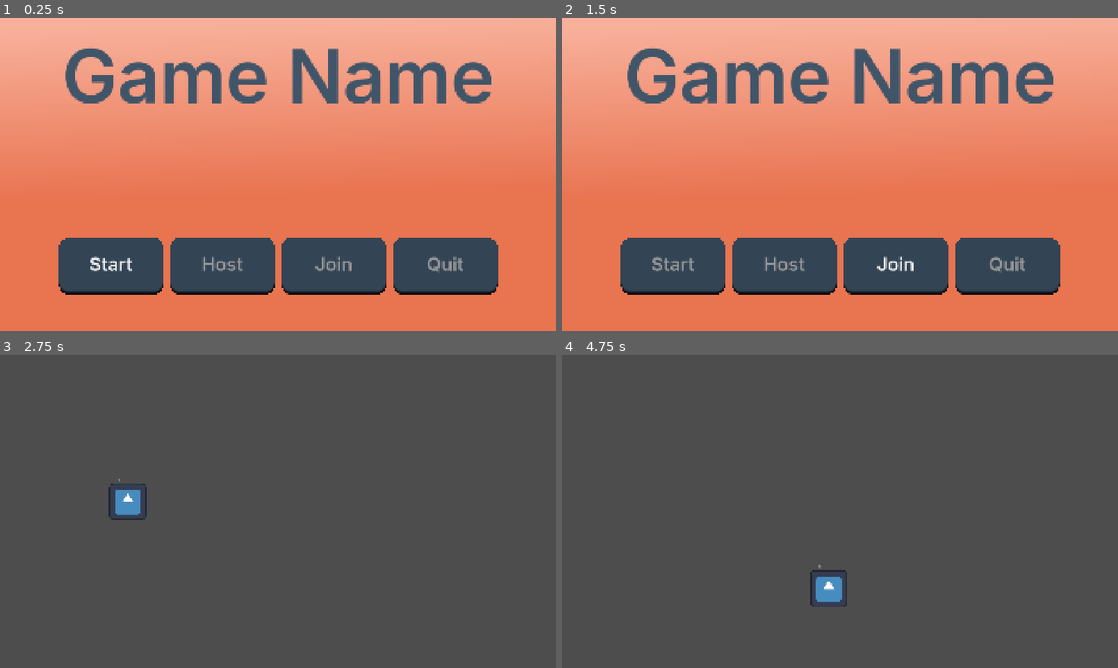
Above: before the commit, frames 1-4 (two rows, left to right).
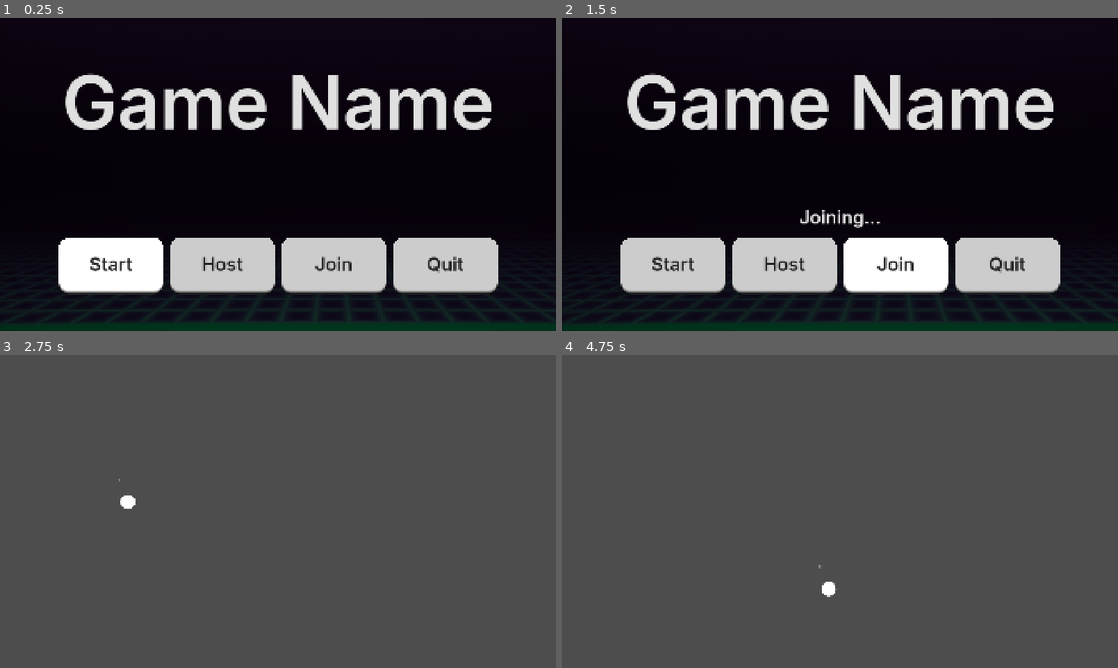
Above: after the commit, the same moments.

Repository: button-buddy/Coop-Template
Game: Godot game, scene res://root.tscn
The game is run twice, just before and just after one commit, with the same random seed, the same clock (stepped at 60 frames per second) and the same inputs. The engine's default icon, where the game draws it, is replaced by a stand-in: a white triangle on a blue panel in a dark square.
Inputs:
- Up to frame 1 (0.25 s): no input
- Up to frame 2 (1.5 s): click "Host" at 0.5 s; click "Join" at 1.25 s
- Up to frame 3 (2.75 s): click "Start" at 2 s
- Up to frame 4 (4.75 s): tap Enter at 2.75 s; hold Right (right_1) 2.78-3.53 s; hold Down (down_1) 3.53-4.28 s; hold Right (right_1) from 4.28 s (still down)

The runs differ from the first frame. In frame 1, 100% of the frame differs, in the area x 0-100%, y 0-100%; in frame 2, 100%; in frame 3, 0.5%; in frame 4, 0.5%.

Commit message:
Add files via upload

Diff:
--- a/AutoLoad Scripts/GameManager.gd
+++ b/AutoLoad Scripts/GameManager.gd
@@ -1,18 +1,4 @@
 extends Node
 
-
-# Called when the node enters the scene tree for the first time.
-func _ready() -> void:
-	pass # Replace with function body.
-
-
-# Called every frame. 'delta' is the elapsed time since the previous frame.
-func _process(delta: float) -> void:
-	pass
-
-
-# When the server decides to start the game from a UI scene,
-# do GameManager.load_game.rpc()
-@rpc("any_peer", "call_local", "reliable")
-func load_game(game_scene_path = "res://game.tscn"):
-	get_tree().change_scene_to_file(game_scene_path)
+# Autoload named Game Manager
+var player_info := {}
--- a/AutoLoad Scripts/NetworkManager.gd
+++ b/AutoLoad Scripts/NetworkManager.gd
@@ -1,29 +1,21 @@
 extends Node
 
-# Autoload named Lobby
+# Autoload named Network Manager
 
 # These signals can be connected to by a UI lobby scene or the game scene.
 signal player_connected(peer_id, player_info)
 signal player_disconnected(peer_id)
 signal server_disconnected
 
-const PORT = 56565
-const DEFAULT_SERVER_IP = "127.0.0.1" # IPv4 localhost
-const MAX_CONNECTIONS = 4
+const PORT = 36666
+const DEFAULT_SERVER_IP = "127.0.0.1" # IPv4 localhost, replace with server
+const MAX_CONNECTIONS = 5
 
 # This will contain player info for every player,
 # with the keys being each player's unique IDs.
 var players = {}
 
-# This is the local player info. This should be modified locally
-# before the connection is made. It will be passed to every other peer.
-# For example, the value of "name" can be set to something the player
-# entered in a UI scene.
-var player_info := ""
-
-#var players_loaded = 0
-
-
+var connection_type := "player"
 
 func _ready():
 	multiplayer.peer_connected.connect(_on_player_connected)
@@ -32,56 +24,44 @@
 	multiplayer.connection_failed.connect(_on_connected_fail)
 	multiplayer.server_disconnected.connect(_on_server_disconnected)
 
+	if OS.has_feature("dedicated_server"):
+		connection_type = "dedicated"
+		create_game()
+
 
 func join_game(address = ""):
-	player_info = "client"
+	print("Joining")
 	if address.is_empty():
 		address = DEFAULT_SERVER_IP
 	var peer = ENetMultiplayerPeer.new()
 	var error = peer.create_client(address, PORT)
 	if error:
+		print("Couldnt join")
 		return error
 	multiplayer.multiplayer_peer = peer
 
 
+
+
 func create_game():
-	player_info = "host"
 	var peer = ENetMultiplayerPeer.new()
 	var error = peer.create_server(PORT, MAX_CONNECTIONS)
 	if error:
 		return error
 	multiplayer.multiplayer_peer = peer
 
-	players[1] = player_info
-	player_connected.emit(1, player_info)
+	players[1] = connection_type
+	player_connected.emit(1, connection_type)
 
 
 #func remove_multiplayer_peer():
 	#multiplayer.multiplayer_peer = null
 	#players.clear()
 
-
-## When the server decides to start the game from a UI scene,
-## do Lobby.load_game.rpc(filepath)
-#@rpc("call_local", "reliable")
-#func load_game(game_scene_path):
-	#get_tree().change_scene_to_file(game_scene_path)
-#
-#
-## Every peer will call this when they have loaded the game scene.
-#@rpc("any_peer", "call_local", "reliable")
-#func player_loaded():
-	#if multiplayer.is_server():
-		#players_loaded += 1
-		#if players_loaded == players.size():
-			#$/root/Game.start_game()
-			#players_loaded = 0
-
-
 # When a peer connects, send them my player info.
 # This allows transfer of all desired data for each player, not only the unique ID.
 func _on_player_connected(id):
-	_register_player.rpc_id(id, player_info)
+	_register_player.rpc_id(id, connection_type)
 
 
 @rpc("any_peer", "reliable")
@@ -92,21 +72,25 @@
 
 
 func _on_player_disconnected(id):
+	print("Player ", id, " Left")
 	players.erase(id)
 	player_disconnected.emit(id)
 
 
 func _on_connected_ok():
+	print("Connected")
 	var peer_id = multiplayer.get_unique_id()
-	players[peer_id] = player_info
-	player_connected.emit(peer_id, player_info)
+	players[peer_id] = connection_type
+	player_connected.emit(peer_id, connection_type)
 
 
 func _on_connected_fail():
-	multiplayer.multiplayer_peer = null
+	print("Couldn't Join")
+	multiplayer.multiplayer_peer = OfflineMultiplayerPeer.new()
 
 
 func _on_server_disconnected():
-	multiplayer.multiplayer_peer = null
+	print("Server Disconnected")
+	multiplayer.multiplayer_peer = OfflineMultiplayerPeer.new()
 	players.clear()
 	server_disconnected.emit()
--- /dev/null
+++ b/assets/Character.svg
@@ -0,0 +1,67 @@
+<?xml version="1.0" encoding="UTF-8" standalone="no"?>
+<!-- Created with Inkscape (http://www.inkscape.org/) -->
+
+<svg
+   width="63.999996"
+   height="63.999996"
+   viewBox="0 0 16.933332 16.933332"
+   version="1.1"
+   id="svg1"
+   inkscape:version="1.4.2 (1:1.4.2+202505120737+ebf0e940d0)"
+   sodipodi:docname="Template.svg"
+   inkscape:export-filename="Wall.svg"
+   inkscape:export-xdpi="96"
+   inkscape:export-ydpi="96"
+   xmlns:inkscape="http://www.inkscape.org/namespaces/inkscape"
+   xmlns:sodipodi="http://sodipodi.sourceforge.net/DTD/sodipodi-0.dtd"
+   xmlns="http://www.w3.org/2000/svg"
+   xmlns:svg="http://www.w3.org/2000/svg">
+  <sodipodi:namedview
+     id="namedview1"
+     pagecolor="#16ffff"
+     bordercolor="#000000"
+     borderopacity="0.25"
+     inkscape:showpageshadow="2"
+     inkscape:pageopacity="0.0"
+     inkscape:pagecheckerboard="0"
+     inkscape:deskcolor="#d1d1d1"
+     inkscape:document-units="mm"
+     inkscape:zoom="6.0180701"
+     inkscape:cx="66.466491"
+     inkscape:cy="37.719734"
+     inkscape:window-width="1920"
+     inkscape:window-height="1007"
+     inkscape:window-x="0"
+     inkscape:window-y="0"
+     inkscape:window-maximized="1"
+     inkscape:current-layer="layer1">
+    <inkscape:page
+       x="0"
+       y="0"
+       width="16.933332"
+       height="16.933332"
+       id="page2"
+       margin="0"
+       bleed="0" />
+  </sodipodi:namedview>
+  <defs
+     id="defs1" />
+  <g
+     inkscape:label="Layer 1"
+     inkscape:groupmode="layer"
+     id="layer1">
+    <path
+       style="fill:#ffffff;stroke-width:0.264583"
+       id="path1"
+       sodipodi:type="arc"
+       sodipodi:cx="8.4852085"
+       sodipodi:cy="8.6171036"
+       sodipodi:rx="6.682652"
+       sodipodi:ry="6.682652"
+       sodipodi:start="0"
+       sodipodi:end="6.2671082"
+       sodipodi:open="true"
+       sodipodi:arc-type="arc"
+       d="M 15.167861,8.6171036 A 6.682652,6.682652 0 0 1 8.5120679,15.299702 6.682652,6.682652 0 0 1 1.8027724,8.6708219 6.682652,6.682652 0 0 1 8.4046322,1.9349374 6.682652,6.682652 0 0 1 15.166997,8.5096705" />
+  </g>
+</svg>
--- a/assets/theme.tres
+++ b/assets/theme.tres
@@ -1,9 +1,9 @@
-[gd_resource type="Theme" load_steps=6 format=3 uid="uid://33p8pjnjvodd"]
+[gd_resource type="Theme" load_steps=5 format=3 uid="uid://33p8pjnjvodd"]
 
 [ext_resource type="FontFile" uid="uid://c5ujn4hcon3jg" path="res://assets/fonts/Inter_18pt-SemiBold.ttf" id="1_5x3i2"]
 
 [sub_resource type="StyleBoxFlat" id="StyleBoxFlat_5x3i2"]
-bg_color = Color(0.2, 0.266667, 0.333333, 1)
+bg_color = Color(0.8, 0.8, 0.8, 1)
 border_width_bottom = 16
 border_color = Color(0, 0, 0, 1)
 border_blend = true
@@ -12,40 +12,40 @@
 corner_radius_bottom_right = 32
 corner_radius_bottom_left = 32
 
-[sub_resource type="StyleBoxEmpty" id="StyleBoxEmpty_5x3i2"]
-
 [sub_resource type="StyleBoxFlat" id="StyleBoxFlat_wl1kw"]
-bg_color = Color(0.2, 0.266667, 0.333333, 1)
-border_width_top = 16
-border_color = Color(0.8, 0.8, 0.8, 0)
+bg_color = Color(1, 1, 1, 1)
+border_width_bottom = 16
+border_color = Color(0, 0, 0, 1)
+border_blend = true
 corner_radius_top_left = 32
 corner_radius_top_right = 32
 corner_radius_bottom_right = 32
 corner_radius_bottom_left = 32
 
 [sub_resource type="StyleBoxFlat" id="StyleBoxFlat_lu33j"]
-bg_color = Color(0.2, 0.266667, 0.333333, 1)
-border_width_top = 16
-border_color = Color(1, 1, 1, 0)
+bg_color = Color(1, 1, 1, 1)
+border_width_bottom = 16
+border_color = Color(0, 0, 0, 1)
+border_blend = true
 corner_radius_top_left = 32
 corner_radius_top_right = 32
 corner_radius_bottom_right = 32
 corner_radius_bottom_left = 32
 
 [resource]
-Button/colors/font_color = Color(0.597176, 0.597176, 0.597176, 1)
+Button/colors/font_color = Color(0.133333, 0.133333, 0.133333, 1)
 Button/colors/font_disabled_color = Color(0.875, 0.875, 0.875, 0.5)
-Button/colors/font_focus_color = Color(0.95, 0.95, 0.95, 1)
-Button/colors/font_hover_color = Color(0.95, 0.95, 0.95, 1)
-Button/colors/font_hover_pressed_color = Color(1, 1, 1, 1)
-Button/colors/font_outline_color = Color(0, 0, 0, 1)
-Button/colors/font_pressed_color = Color(1, 1, 1, 1)
+Button/colors/font_focus_color = Color(0.133333, 0.133333, 0.133333, 1)
+Button/colors/font_hover_color = Color(0.133333, 0.133333, 0.133333, 1)
+Button/colors/font_hover_pressed_color = Color(0.133333, 0.133333, 0.133333, 1)
+Button/colors/font_outline_color = Color(0.133333, 0.133333, 0.133333, 1)
+Button/colors/font_pressed_color = Color(0.231373, 0.415686, 0.666667, 1)
 Button/colors/icon_disabled_color = Color(1, 1, 1, 0.4)
-Button/colors/icon_focus_color = Color(1, 1, 1, 1)
-Button/colors/icon_hover_color = Color(1, 1, 1, 1)
-Button/colors/icon_hover_pressed_color = Color(1, 1, 1, 1)
-Button/colors/icon_normal_color = Color(1, 1, 1, 1)
-Button/colors/icon_pressed_color = Color(1, 1, 1, 1)
+Button/colors/icon_focus_color = Color(0.133333, 0.133333, 0.133333, 1)
+Button/colors/icon_hover_color = Color(0.133333, 0.133333, 0.133333, 1)
+Button/colors/icon_hover_pressed_color = Color(0.133333, 0.133333, 0.133333, 1)
+Button/colors/icon_normal_color = Color(0.133333, 0.133333, 0.133333, 1)
+Button/colors/icon_pressed_color = Color(0.133333, 0.133333, 0.133333, 1)
 Button/constants/align_to_largest_stylebox = 0
 Button/constants/h_separation = 4
 Button/constants/icon_max_width = 0
@@ -53,12 +53,12 @@
 Button/font_sizes/font_size = 64
 Button/fonts/font = ExtResource("1_5x3i2")
 Button/styles/disabled = SubResource("StyleBoxFlat_5x3i2")
-Button/styles/focus = SubResource("StyleBoxEmpty_5x3i2")
-Button/styles/hover = SubResource("StyleBoxFlat_5x3i2")
-Button/styles/hover_pressed = SubResource("StyleBoxFlat_wl1kw")
+Button/styles/focus = SubResource("StyleBoxFlat_wl1kw")
+Button/styles/hover = SubResource("StyleBoxFlat_wl1kw")
+Button/styles/hover_pressed = SubResource("StyleBoxFlat_lu33j")
 Button/styles/normal = SubResource("StyleBoxFlat_5x3i2")
 Button/styles/pressed = SubResource("StyleBoxFlat_lu33j")
-Label/colors/font_color = Color(0.255376, 0.334575, 0.413837, 1)
+Label/colors/font_color = Color(0.878431, 0.878431, 0.878431, 1)
 Label/colors/font_outline_color = Color(0, 0, 0, 0)
 Label/font_sizes/font_size = 64
 Label/fonts/font = ExtResource("1_5x3i2")
--- /dev/null
+++ b/level.gd
@@ -0,0 +1,54 @@
+extends Node
+
+@onready var spawner: Node = $Spawner
+@onready var players: Node = $Players
+
+@export var player_scene:PackedScene
+@onready var player_spawner: MultiplayerSpawner = $Players/PlayerSpawner
+
+var is_dedicated = false
+
+func _ready() -> void:
+	if NetworkManager.players.is_empty():
+		# singleplayer situation
+		NetworkManager.players = {1: NetworkManager.connection_type}
+		pass
+
+	for i in NetworkManager.players:
+		if NetworkManager.players[i] == "dedicated":
+			is_dedicated = true
+			print("Running on Dedicated Server")
+
+	# everyone needs to know this
+	player_spawner.spawn_function = spawn_player
+	if multiplayer.is_server():
+		spawn_all_players()
+
+
+func spawn_all_players():
+	var spawnpoints := spawner.get_children()
+	var pid_array := NetworkManager.players.keys()
+
+	if is_dedicated:
+		pid_array.erase(1)
+		# Removes dedicated server as a player
+	pid_array.sort()
+	# this makes sure that the spawnpoints are in order. Not needed, just debug
+
+	for i in pid_array.size():
+		var pid = pid_array[i]
+		var spawnpoint = spawnpoints[i].global_position
+
+		player_spawner.spawn([pid, spawnpoint])
+
+
+
+func spawn_player(data):
+	var player = player_scene.instantiate()
+	var pid = data[0]
+	var spawnpoint = data[1]
+	player.position = spawnpoint
+	player.name = str(pid)
+
+
+	return player
--- /dev/null
+++ b/level.tscn
@@ -0,0 +1,28 @@
+[gd_scene load_steps=3 format=3 uid="uid://dckmy2r1vu3re"]
+
+[ext_resource type="Script" uid="uid://d0wk4rk6f43ec" path="res://level.gd" id="1_vonw3"]
+[ext_resource type="PackedScene" uid="uid://bbb6uhyhkrkuo" path="res://player.tscn" id="2_oi3di"]
+
+[node name="Level" type="Node"]
+script = ExtResource("1_vonw3")
+player_scene = ExtResource("2_oi3di")
+
+[node name="Spawner" type="Node" parent="."]
+
+[node name="Spawn1" type="Marker2D" parent="Spawner"]
+position = Vector2(440, 505)
+
+[node name="Spawn2" type="Marker2D" parent="Spawner"]
+position = Vector2(1105, 671)
+
+[node name="Spawn3" type="Marker2D" parent="Spawner"]
+position = Vector2(713, 166)
+
+[node name="Spawn4" type="Marker2D" parent="Spawner"]
+position = Vector2(1325, 330)
+
+[node name="Players" type="Node" parent="."]
+
+[node name="PlayerSpawner" type="MultiplayerSpawner" parent="Players"]
+_spawnable_scenes = PackedStringArray("uid://bbb6uhyhkrkuo")
+spawn_path = NodePath("..")
--- a/player.gd
+++ b/player.gd
@@ -2,17 +2,24 @@
 
 
 @export var speed = 400.0
-@onready var player_id: Label = $"Player ID"
 
-#func _enter_tree():
-	#set_multiplayer_authority(int(str(name)))
+var syncPos := Vector2(0.0, 0.0)
+
+func _enter_tree():
+	# Doing this here instead of on ready prevents bugs.
+	set_multiplayer_authority(int(str(name)))
 
 func _ready() -> void:
-	player_id.text = name
+	syncPos = global_position
+
+	$"Player ID".text = name
+	GameManager.player_info[int(name)] = {"spawnpoint":syncPos, "node":self}
 
 func _physics_process(_delta: float) -> void:
 
 	if not is_multiplayer_authority():
+		# Making it 30fps (save bandwidth) and lerping with local fps to hide the stutter
+		position = lerp(position, syncPos, 0.5)
 		return
 
 	velocity = Vector2.ZERO # The player's movement vector.
@@ -31,5 +38,5 @@
 	else:
 		$AnimatedSprite2D.stop()
 
-
+	syncPos = global_position
 	move_and_slide()
--- a/player.tscn
+++ b/player.tscn
@@ -1,28 +1,29 @@
 [gd_scene load_steps=6 format=3 uid="uid://bbb6uhyhkrkuo"]
 
 [ext_resource type="Script" uid="uid://cp6o0egq4smi0" path="res://player.gd" id="1_onrkg"]
-[ext_resource type="Texture2D" uid="uid://duvc1h3v4qe0f" path="res://assets/icon.svg" id="2_i3pqv"]
+[ext_resource type="Texture2D" uid="uid://cyj8vpwme0tbg" path="res://assets/Character.svg" id="2_onrkg"]
 
 [sub_resource type="SpriteFrames" id="SpriteFrames_hqtel"]
 animations = [{
 "frames": [{
 "duration": 1.0,
-"texture": ExtResource("2_i3pqv")
+"texture": ExtResource("2_onrkg")
 }],
 "loop": true,
 "name": &"default",
 "speed": 5.0
 }]
 
-[sub_resource type="RectangleShape2D" id="RectangleShape2D_sweqy"]
-size = Vector2(118, 112)
+[sub_resource type="CircleShape2D" id="CircleShape2D_onrkg"]
+radius = 23.0868
 
 [sub_resource type="SceneReplicationConfig" id="SceneReplicationConfig_onrkg"]
-properties/0/path = NodePath(".:position")
+properties/0/path = NodePath(".:syncPos")
 properties/0/spawn = true
 properties/0/replication_mode = 1
 
 [node name="Player" type="CharacterBody2D"]
+collision_mask = 0
 motion_mode = 1
 wall_min_slide_angle = 0.0
 script = ExtResource("1_onrkg")
@@ -31,7 +32,7 @@
 sprite_frames = SubResource("SpriteFrames_hqtel")
 
 [node name="CollisionShape2D" type="CollisionShape2D" parent="."]
-shape = SubResource("RectangleShape2D_sweqy")
+shape = SubResource("CircleShape2D_onrkg")
 
 [node name="Player ID" type="Label" parent="."]
 offset_left = -35.0
@@ -42,5 +43,6 @@
 metadata/_edit_use_anchors_ = true
 
 [node name="MultiplayerSynchronizer" type="MultiplayerSynchronizer" parent="."]
+replication_interval = 0.025
 replication_config = SubResource("SceneReplicationConfig_onrkg")
 visibility_update_mode = 1
--- a/root.gd
+++ b/root.gd
@@ -1,29 +1,63 @@
 extends Node
 
-var is_singleplayer := true
+@export var level_scene: PackedScene
+var dedicated_correction := 0
+
+@onready var connection_timer: Timer = $ConnectionTimer
 
 # Called when the node enters the scene tree for the first time.
 func _ready() -> void:
 	$MainMenuStuff/PlayersJoined.visible = false
-	$MainMenuStuff/ButtonContainer/Start.pressed.connect(GameManager.load_game.rpc)
+	$MainMenuStuff/ButtonContainer/Start.pressed.connect(load_game.rpc)
 	$MainMenuStuff/ButtonContainer/Host.pressed.connect(NetworkManager.create_game)
-	$MainMenuStuff/ButtonContainer/Join.pressed.connect(NetworkManager.join_game)
+	$MainMenuStuff/ButtonContainer/Join.pressed.connect(join_game)
 
 	$"MainMenuStuff/ButtonContainer/Quit".pressed.connect(get_tree().quit)
 	$MainMenuStuff/ButtonContainer/Start.grab_focus()  # for keyboard/controller use
 
 	NetworkManager.player_connected.connect(_on_player_connected)
 	NetworkManager.player_disconnected.connect(_on_player_disconnected)
+	NetworkManager.server_disconnected.connect(_on_server_disconnected)
 
-func _on_player_connected(pid, info):
-	$MainMenuStuff/PlayersJoined.text = "Players in Lobby: %s" %NetworkManager.players.size()
+func _on_player_connected(_pid, info):
+	connection_timer.stop()
+	if info == "dedicated":
+		dedicated_correction = 1
+	$MainMenuStuff/PlayersJoined.text = "Players in Lobby: %s" %(NetworkManager.players.size() - dedicated_correction)
 	$MainMenuStuff/PlayersJoined.visible = true
 
-func _on_player_disconnected(pid):
-	$MainMenuStuff/PlayersJoined.text = "Players in Lobby: %s" %NetworkManager.players.size()
+func _on_player_disconnected(_pid):
+	$MainMenuStuff/PlayersJoined.text = "Players in Lobby: %s" %(NetworkManager.players.size() - dedicated_correction)
 
-#func start_game() -> void:
-	#get_tree().change_scene_to_file("res://root.tscn")
-#
-#func exit() -> void:
-	#get_tree().quit()
+# If any player presses this, it starts the game for everyone
+@rpc("any_peer", "call_local", "reliable")
+func load_game():
+	if multiplayer.is_server():
+		# only server loads scene. MultiplayerSpawner spawns it for everyone
+		var level = level_scene.instantiate()
+		$Levels.add_child(level)
+	$Background.visible = false
+	$MainMenuStuff.visible = false
+
+func join_game():
+	NetworkManager.join_game()
+	# Start a timer to check if joining
+	connection_timer.start()
+	$MainMenuStuff/PlayersJoined.text = "Joining..."
+	$MainMenuStuff/PlayersJoined.visible = true
+
+
+func _on_connection_timer_timeout() -> void:
+	NetworkManager._on_connected_fail()
+	$MainMenuStuff/PlayersJoined.text = "Connection Timed Out"
+
+func _on_server_disconnected() -> void:
+	# Back to main menu
+	var levels_children = $Levels.get_children()
+	for child in levels_children:
+		if child is not MultiplayerSpawner:
+			child.queue_free()
+
+	$MainMenuStuff.visible=true
+	$Background.visible = true
+	$MainMenuStuff/PlayersJoined.text = "Lost Connection to Server"
--- a/root.tscn
+++ b/root.tscn
@@ -1,24 +1,26 @@
 [gd_scene load_steps=6 format=3 uid="uid://dgh5mt7w2shk1"]
 
 [ext_resource type="Script" uid="uid://c7t18ge8j1f1f" path="res://root.gd" id="1_pyidc"]
+[ext_resource type="PackedScene" uid="uid://dckmy2r1vu3re" path="res://level.tscn" id="2_28aoi"]
 [ext_resource type="Theme" uid="uid://33p8pjnjvodd" path="res://assets/theme.tres" id="2_vvh5c"]
-
-[sub_resource type="Gradient" id="Gradient_7vrkn"]
-offsets = PackedFloat32Array(0.434426, 1)
-colors = PackedColorArray(0.913725, 0.454902, 0.317647, 1, 0.973255, 0.693826, 0.60989, 1)
-
-[sub_resource type="GradientTexture2D" id="GradientTexture2D_fu7sn"]
-gradient = SubResource("Gradient_7vrkn")
-fill_from = Vector2(0.532258, 1)
-fill_to = Vector2(0.489247, 0)
+[ext_resource type="Texture2D" uid="uid://f423j2srnckj" path="res://assets/Bg.png" id="3_28aoi"]
 
 [sub_resource type="StyleBoxTexture" id="StyleBoxTexture_jix8l"]
-texture = SubResource("GradientTexture2D_fu7sn")
+texture = ExtResource("3_28aoi")
 
 [node name="Root" type="Node"]
 script = ExtResource("1_pyidc")
+level_scene = ExtResource("2_28aoi")
 
-[node name="Panel" type="Panel" parent="."]
+[node name="Levels" type="Node" parent="."]
+
+[node name="LevelSpawner" type="MultiplayerSpawner" parent="Levels"]
+_spawnable_scenes = PackedStringArray("uid://dckmy2r1vu3re")
+spawn_path = NodePath("..")
+spawn_limit = 1
+
+[node name="Background" type="Panel" parent="."]
+modulate = Color(0.241156, 0.241156, 0.241156, 1)
 anchors_preset = 15
 anchor_right = 1.0
 anchor_bottom = 1.0
@@ -94,11 +96,17 @@
 anchor_left = 0.5
 anchor_right = 0.5
 offset_left = 194.0
-offset_top = 43.0
+offset_top = 134.0
 offset_right = 1686.0
-offset_bottom = 354.0
+offset_bottom = 445.0
 grow_horizontal = 2
 theme = ExtResource("2_vvh5c")
 theme_override_font_sizes/font_size = 256
 text = "Game Name"
 horizontal_alignment = 1
+
+[node name="ConnectionTimer" type="Timer" parent="."]
+wait_time = 5.0
+one_shot = true
+
+[connection signal="timeout" from="ConnectionTimer" to="." method="_on_connection_timer_timeout"]
Binary file added: assets/Bg.png
Not shown, added: assets/Bg.png.import
Not shown, added: assets/Character.svg.import
Not shown, added: level.gd.uid
